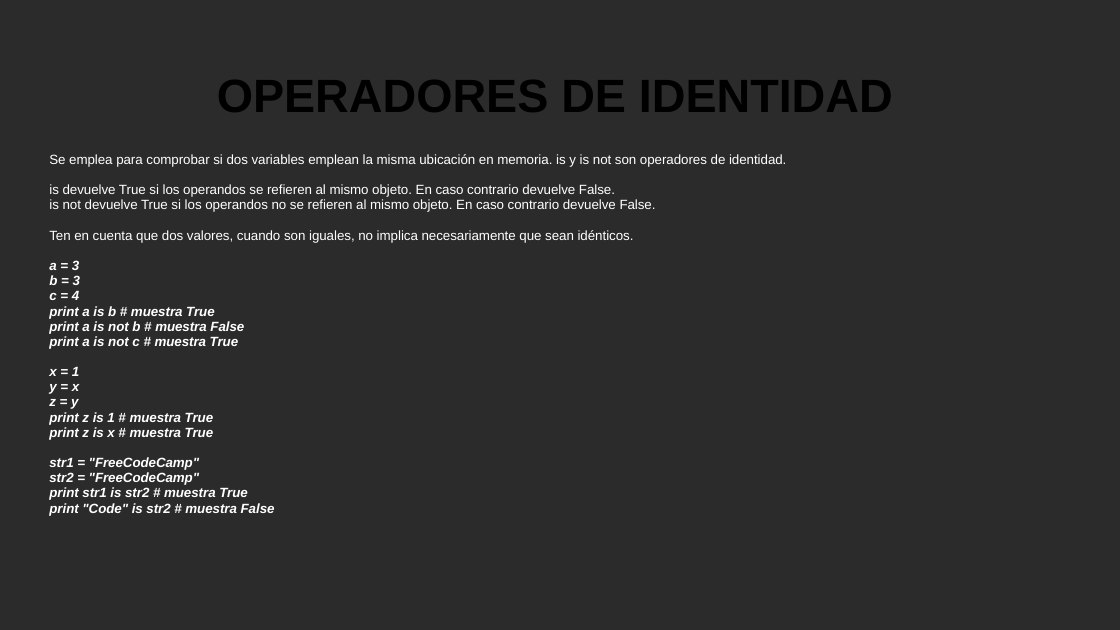
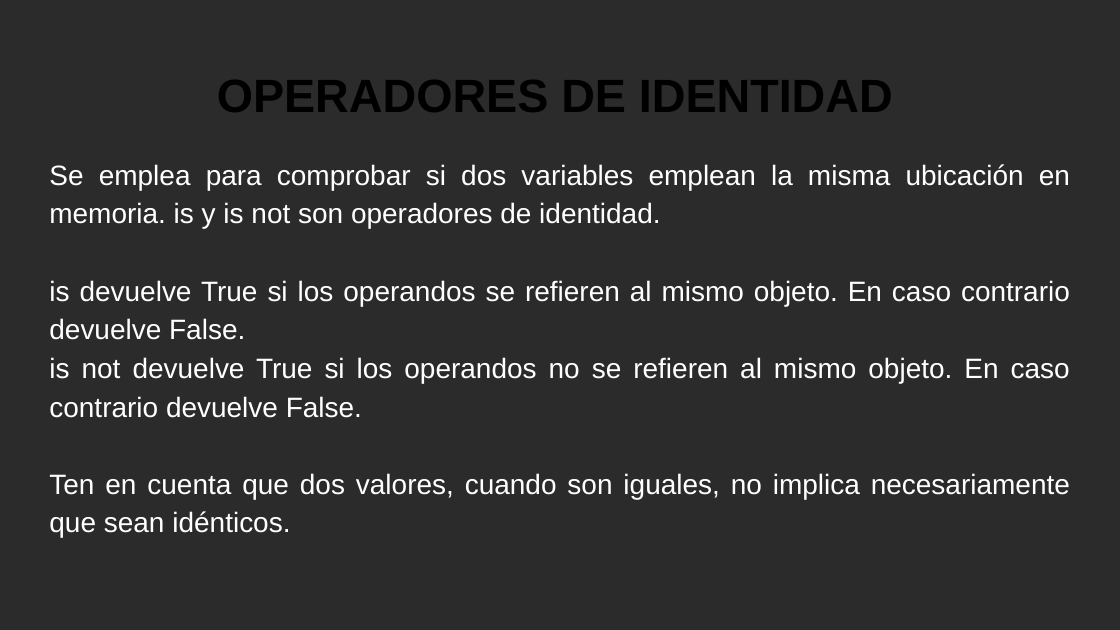
Before and after one commit to NamuKimera/CursoLogicaProgramacion, a slide deck: slide 8 of CLASE 2/LOGICA DE PROGRAMACION Clase 2.pptx. Drawn at 1120x630 pixels with LibreOffice and Linux fonts; fonts in the diff are those of the drawing; background and template pictures are left out; a plain dark background stands for a picture behind light text. Boxes give left, top, right and bottom in pixels: in the first picture for what was removed or moved away, otherwise in the second. Text is boxed around its words. In the diff, an @@ line names an element or a change of style, - is before the commit and + after.

```diff
--- a/CLASE 2/LOGICA DE PROGRAMACION Clase 2.pptx
+++ b/CLASE 2/LOGICA DE PROGRAMACION Clase 2.pptx
@@ text "Se emplea para comprobar si ..." at [49, 164, 1070, 538]: size 8.6 to 18 pt; line spacing 0.95 to 1.15 @@
@@ text at [49, 261, 275, 516]: paragraphs removed @@
-a = 3
-b = 3
-c = 4
-print a is b # muestra True
-print a is not b # muestra False
-print a is not c # muestra True
-x = 1
-y = x
-z = y
-print z is 1 # muestra True
-print z is x # muestra True
-str1 = "FreeCodeCamp"
-str2 = "FreeCodeCamp"
-print str1 is str2 # muestra True
-print "Code" is str2 # muestra False
```
Also in this commit, not shown: 1 other slide changed.
